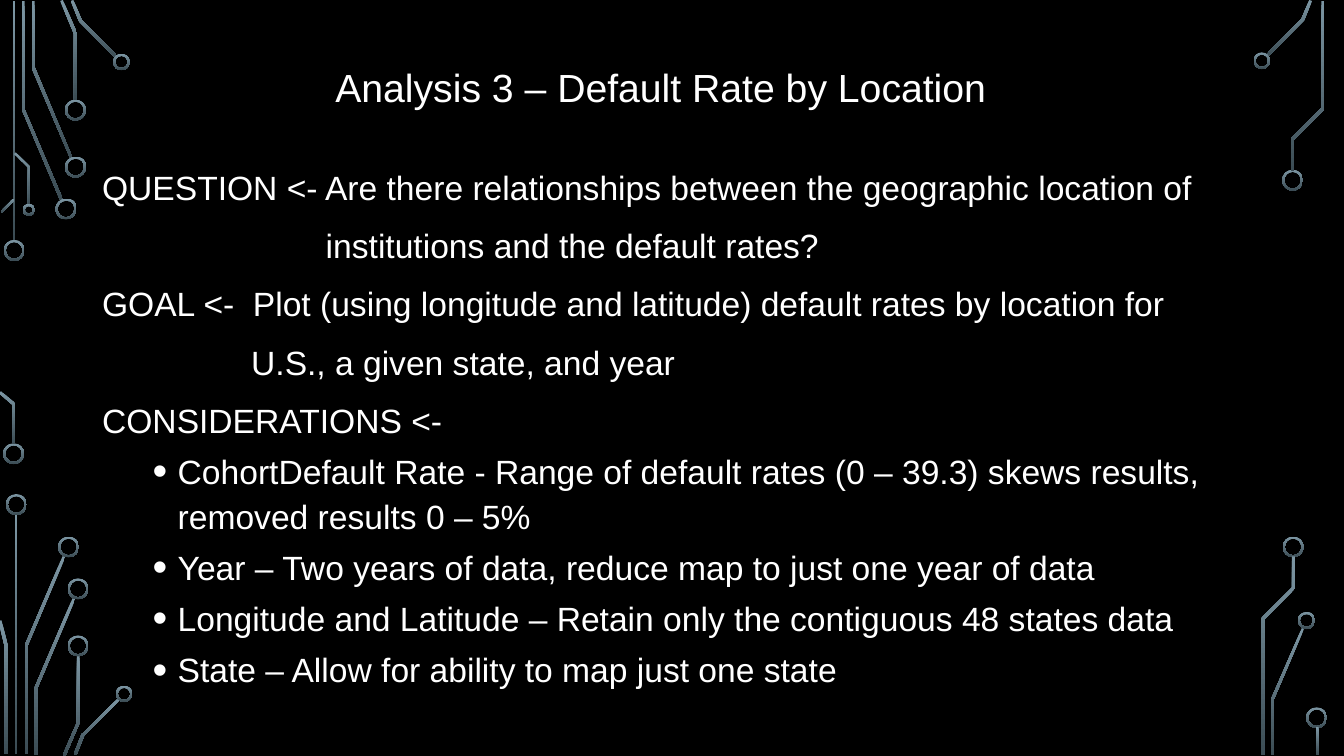
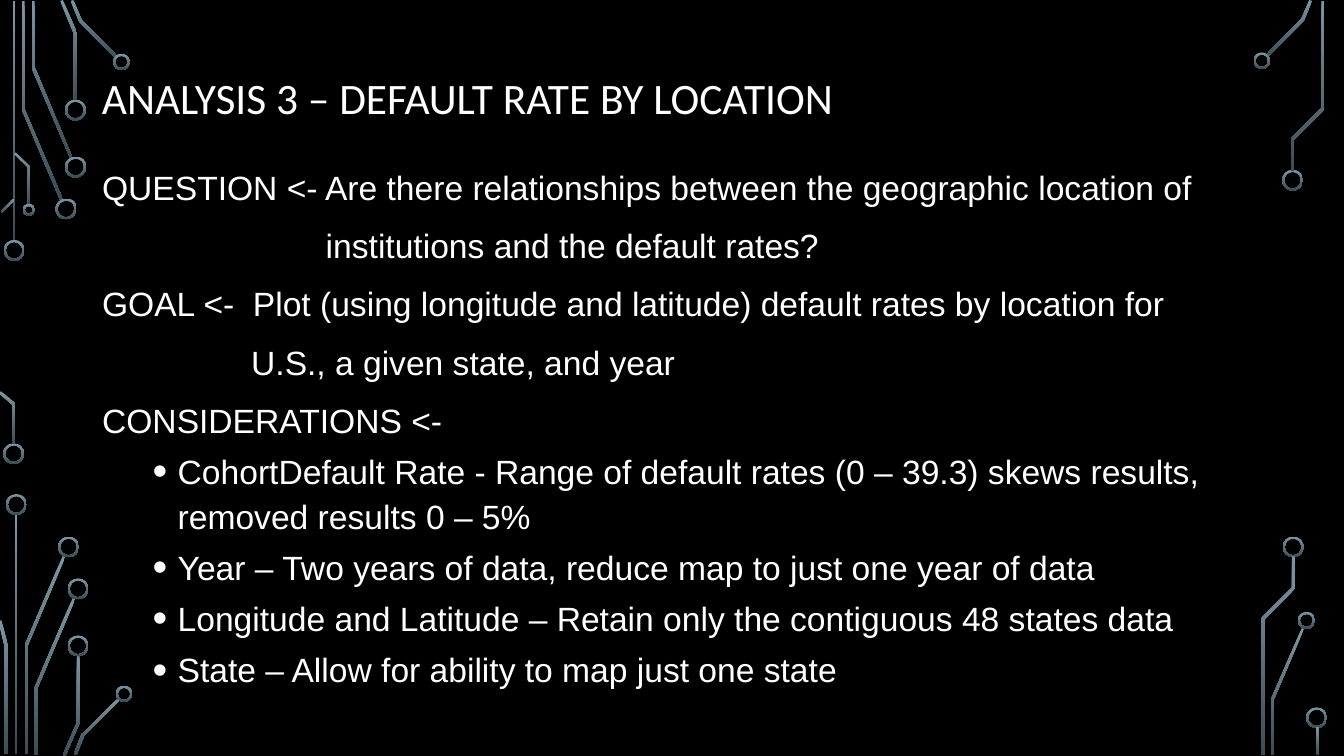
Before and after one commit to matt-pelham/rgang, a slide deck: slide 14 of Default Data Group Project - final version.pptx. Drawn at 1344x756 pixels with LibreOffice and Linux fonts; fonts in the diff are those of the drawing; background and template pictures are left out. Boxes give left, top, right and bottom in pixels: in the first picture for what was removed or moved away, otherwise in the second. Text is boxed around its words. In the diff, an @@ line names an element or a change of style, - is before the commit and + after.

```diff
--- a/Default Data Group Project - final version.pptx
+++ b/Default Data Group Project - final version.pptx
@@ text at <box>102,86,832,115</box>: text changed; size 28 to 31 pt; font Arial to Calibri @@
-Analysis 3 – Default Rate by Location
+ANALYSIS 3 – DEFAULT RATE BY LOCATION
```
Also in this commit, not shown: 15 other slides changed.
